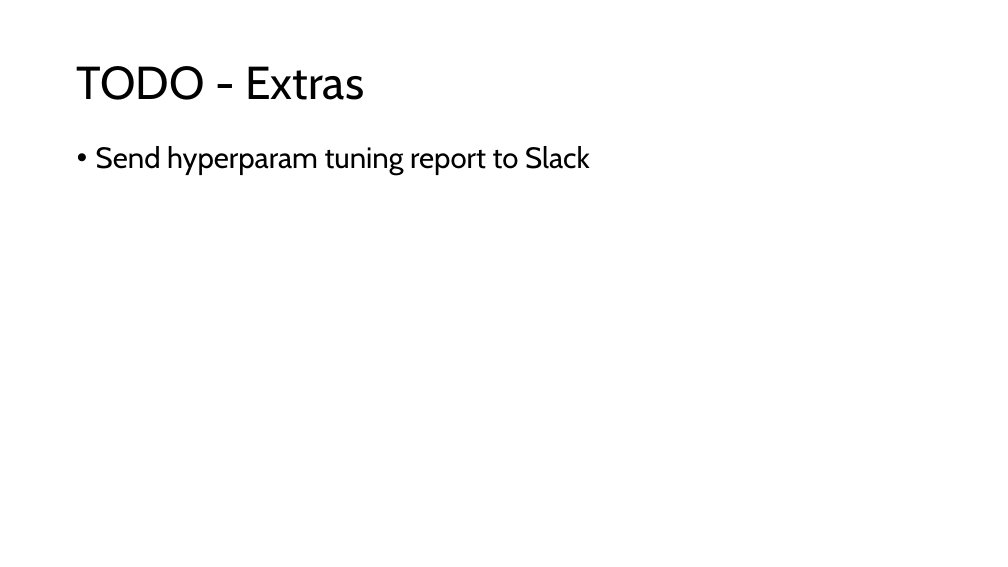
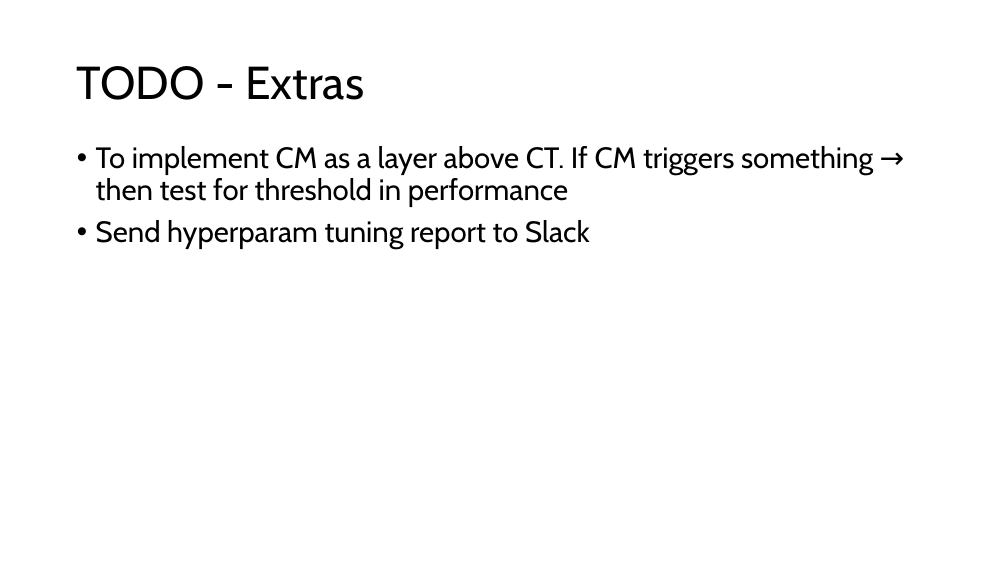
Before and after one commit to ziyu-toh/hdb-resale-prediction, a slide deck: slide 8 of docs/Architecture Overview.pptx (slide 7 before the commit). Drawn at 1008x567 pixels with LibreOffice and Linux fonts; fonts in the diff are those of the drawing. Boxes give left, top, right and bottom in pixels: in the first picture for what was removed or moved away, otherwise in the second. Text is boxed around its words. In the diff, an @@ line names an element or a change of style, - is before the commit and + after.

```diff
--- a/docs/Architecture Overview.pptx
+++ b/docs/Architecture Overview.pptx
@@ text at (96,146,873,207): paragraph added @@
+• To implement CM as a layer above CT. If CM triggers something → then test for threshold in performance
```
Also in this commit, not shown: 1 other slide changed, 2 slides removed, 8 other files.
